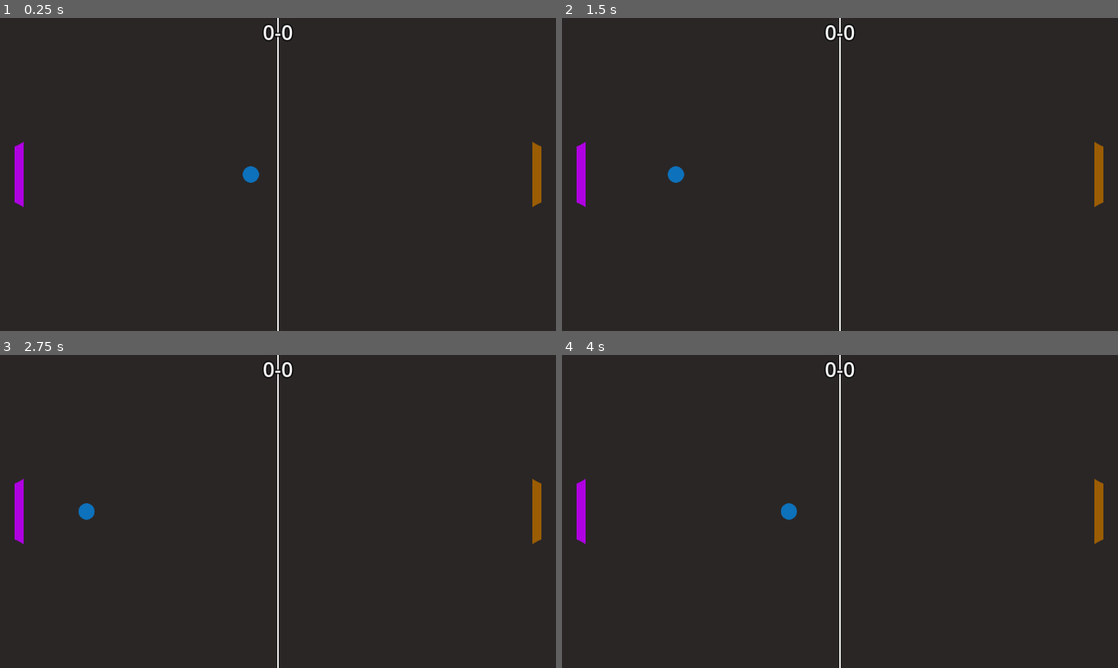
Above: before the commit, frames 1-4 (two rows, left to right).
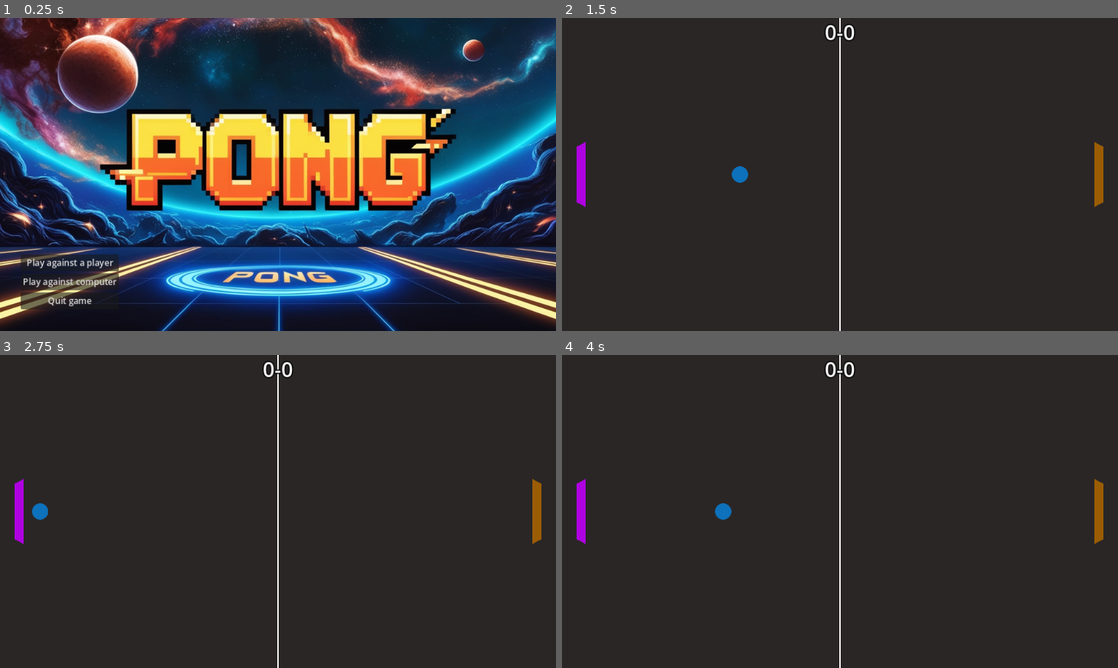
Above: after the commit, the same moments.

Repository: AxelAlex99x/Pong_Godot
Game: Godot game, scene res://scenes/game_menu.tscn
Two runs of this game, one before a commit and one after it. Both use one fixed random seed, a clock stepped at 60 frames per second and the inputs below. Before the commit the project starts from res://scenes/game.tscn.
Inputs (mouse positions are in pixels of both pictures, inside the frame that each line leads up to):
- Up to frame 1 (0.25 s): no input
- Up to frame 2 (1.5 s): click (634, 262) at 0.5 s, where only the run after the commit has a clickable "Play against a player"
- Up to frame 3 (2.75 s): no input
- Up to frame 4 (4 s): no input

The runs differ from the first frame. In frame 1, 89% of the frame differs, in the area x 0-100%, y 0-100%; in frame 2, 0.3%; in frame 3, 0.3%; in frame 4, 0.3%.

Commit message:
Game mode options, AI paddle movement fix

Diff:
--- a/project.godot
+++ b/project.godot
@@ -11,9 +11,13 @@
 [application]
 
 config/name="Pong"
-run/main_scene="res://scenes/game.tscn"
+run/main_scene="res://scenes/game_menu.tscn"
 config/features=PackedStringArray("4.2", "Forward Plus")
 config/icon="res://icon.svg"
+
+[autoload]
+
+Global="*res://scripts/Global.gd"
 
 [display]
 
--- /dev/null
+++ b/scenes/game_menu.tscn
@@ -0,0 +1,56 @@
+[gd_scene load_steps=3 format=3 uid="uid://cxbdku1sokntr"]
+
+[ext_resource type="Texture2D" uid="uid://c0egkryj8xcxd" path="res://assets/menu_background_pong.png" id="1_4426h"]
+[ext_resource type="Script" path="res://scripts/game_menu.gd" id="1_xs4wq"]
+
+[node name="Game Menu" type="Control"]
+layout_mode = 3
+anchors_preset = 15
+anchor_right = 1.0
+anchor_bottom = 1.0
+grow_horizontal = 2
+grow_vertical = 2
+script = ExtResource("1_xs4wq")
+
+[node name="Background" type="TextureRect" parent="."]
+layout_mode = 1
+anchors_preset = 8
+anchor_left = 0.5
+anchor_top = 0.5
+anchor_right = 0.5
+anchor_bottom = 0.5
+offset_left = -688.0
+offset_top = -384.0
+offset_right = 688.0
+offset_bottom = 384.0
+grow_horizontal = 2
+grow_vertical = 2
+texture = ExtResource("1_4426h")
+stretch_mode = 6
+
+[node name="ButtonsContainer" type="VBoxContainer" parent="."]
+layout_mode = 1
+anchors_preset = 2
+anchor_top = 1.0
+anchor_bottom = 1.0
+offset_left = 38.0
+offset_top = -141.0
+offset_right = 219.0
+offset_bottom = -40.0
+grow_vertical = 0
+
+[node name="PlayAgainstPlayer" type="Button" parent="ButtonsContainer"]
+layout_mode = 2
+text = "Play against a player"
+
+[node name="PlayAgainstComputer" type="Button" parent="ButtonsContainer"]
+layout_mode = 2
+text = "Play against computer"
+
+[node name="Quit" type="Button" parent="ButtonsContainer"]
+layout_mode = 2
+text = "Quit game"
+
+[connection signal="pressed" from="ButtonsContainer/PlayAgainstPlayer" to="." method="_on_play_against_player_pressed"]
+[connection signal="pressed" from="ButtonsContainer/PlayAgainstComputer" to="." method="_on_play_against_computer_pressed"]
+[connection signal="pressed" from="ButtonsContainer/Quit" to="." method="_on_quit_pressed"]
--- /dev/null
+++ b/scripts/Global.gd
@@ -0,0 +1,6 @@
+extends Node
+
+var playing_AI = false
+
+func set_status(value):
+	playing_AI = value
--- a/scripts/game.gd
+++ b/scripts/game.gd
@@ -1,17 +1,24 @@
 extends Node2D
 
 var Ball = preload("res://scenes/ball.tscn")
+
 
 @onready var ballContainer = $BallContainer
 @onready var ballSpawnLocation = $BallContainer/BallSpawnLocation
 @onready var reset_timer = $ResetTimer
 @onready var score_label = $Graphics/Score
+@onready var r_paddle = $PaddleContainer/Paddle2
 
 const win_number = 6
 var score = Vector2(0,0)
 
 func _ready():
 	reset_ball()
+	print(Global.playing_AI)
+	if Global.playing_AI:
+		r_paddle.is_AI = true
+	else:
+		r_paddle.is_AI = false
 
 func _on_ball_out(wall_name):
 	match wall_name:
--- /dev/null
+++ b/scripts/game_menu.gd
@@ -0,0 +1,12 @@
+extends Control
+
+func _on_play_against_player_pressed():
+	Global.set_status(false)
+	get_tree().change_scene_to_file("res://scenes/game.tscn")
+
+func _on_play_against_computer_pressed():
+	Global.set_status(true)
+	get_tree().change_scene_to_file("res://scenes/game.tscn")
+
+func _on_quit_pressed():
+	get_tree().quit()
--- a/scripts/paddle.gd
+++ b/scripts/paddle.gd
@@ -1,7 +1,9 @@
 extends Area2D
 
 const speed = 180
+const ai_speed = 170
 const margin = 60
+const ai_paddle_buffer = 25
 
 enum PaddleLocation{
 	LEFT,
@@ -10,7 +12,10 @@
 
 @export var paddle_location = PaddleLocation.LEFT
 
+@export var is_AI = false
+
 var input_name = ""
+
 # Called when the node enters the scene tree for the first time.
 func _ready():
 	if paddle_location == PaddleLocation.LEFT:
@@ -19,12 +24,30 @@
 		input_name = "right_"
 
 func _physics_process(delta):
+	if is_AI:
+		ai_move(delta)
+	else:
+		player_move(delta)
+
+func player_move(delta):
 	if Input.is_action_pressed(input_name + "move_up"):
-		global_position.y += -speed * delta
+		global_position.y -= speed * delta
 	if Input.is_action_pressed(input_name + "move_down"):
 		global_position.y += speed * delta
 	global_position.y = clamp(global_position.y,margin,576-margin)
 
+func ai_move(delta):
+	var ball = get_node("/root/Game/BallContainer/Ball")
+	if ball != null:
+		print("AI Playing")
+		global_position.y = move_toward(global_position.y, ball.global_position.y, ai_speed * delta)
+		#if ball.global_position.y > global_position.y :
+			#global_position.y += ai_speed * delta
+		#if  ball.global_position.y < global_position.y :
+			#global_position.y -= ai_speed * delta
+		#if ball.global_position.y >= ai_paddle_buffer || ball.global_position.y <= ai_paddle_buffer:
+		#	global_position.y = ball.global_position.y
+	global_position.y = clamp(global_position.y,margin,576-margin)
 
 func _on_area_entered(area):
 	if area is Ball:
Binary file added: assets/menu_background_pong.png
Not shown, added: assets/menu_background_pong.png.import
